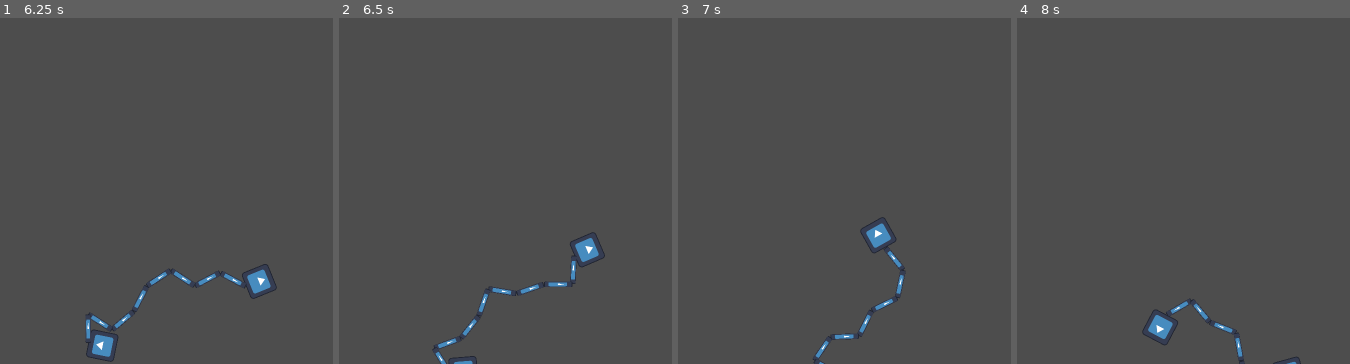
Above: before the commit, frames 1-4 (left to right).
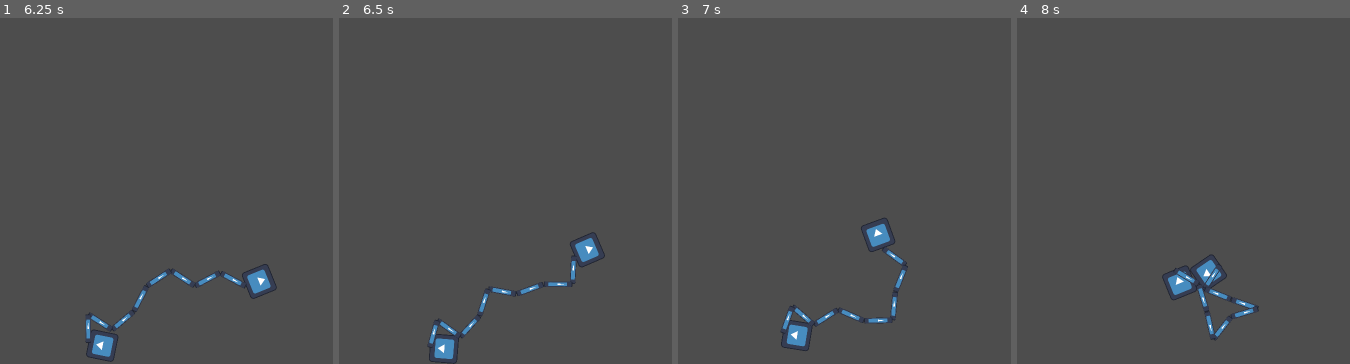
Above: after the commit, the same moments.

Repository: soursplit/MRUHacks2025
Game: Godot game, scene res://level_2.tscn
Two runs of this game, one before a commit and one after it. Both use one fixed random seed, a clock stepped at 60 frames per second and the inputs below. This scene is started directly instead of the project's main scene. The engine's default icon, where the game draws it, is replaced by a stand-in: a white triangle on a blue panel in a dark square.
Inputs:
- Up to frame 1 (6.25 s): tap Enter at 0.5 s; hold D (P1 Right) 0.53-1.28 s; hold Down (P2 Down) 0.53-1.28 s; hold S (P1 Down) 1.28-2.03 s; tap Left (P2 Left) at 1.35, 4.35 s; hold D (P1 Right) 2.03-2.78 s; hold Right (P2 Right) 2.03-2.78 s; hold W (P1 Up) 2.78-3.53 s; tap Up (P2 Up) at 2.85, 5.85 s; hold Down (P2 Down) 3.53-4.28 s; hold A (P1 Left) 3.53-5.03 s; hold S (P1 Down) 5.03-5.78 s; hold Right (P2 Right) 5.03-5.78 s; hold D (P1 Right) from 5.78 s (still down)
- Up to frame 2 (6.5 s): keep holding D (P1 Right)
- Up to frame 3 (7 s): release D (P1 Right) at 6.53 s; hold W (P1 Up) from 6.53 s (still down); hold Down (P2 Down) from 6.53 s (still down)
- Up to frame 4 (8 s): release W (P1 Up) at 7.28 s; release Down (P2 Down) at 7.28 s; hold D (P1 Right) from 7.28 s (still down); tap Left (P2 Left) at 7.35 s

Frame 1 is identical in both runs. In frame 2, 0.8% of the frame differs, in the area x 26-72%, y 71-100%; in frame 3, 1.7%; in frame 4, 2.3%, in the area x 37-86%, y 68-100%.

Commit message:
added level 2 and 3 for real this time

Diff:
--- a/Nelson/level_2.tscn
+++ b/Nelson/level_2.tscn
@@ -93,3 +93,28 @@
 position = Vector2(279, 712)
 node_a = NodePath("../chainLink8")
 node_b = NodePath("../../rigidBodyPlayer2")
+
+[node name="StaticBody2D" type="StaticBody2D" parent="."]
+
+[node name="CollisionPolygon2D" type="CollisionPolygon2D" parent="StaticBody2D"]
+polygon = PackedVector2Array(0, 0, 1800, 0, 1800, 900, 0, 900, 0, -5, -9, -5, -75, 1003, 1879, 962, 1903, -191, 9, -43)
+
+[node name="wall" type="StaticBody2D" parent="StaticBody2D"]
+
+[node name="CollisionPolygon2D" type="CollisionPolygon2D" parent="StaticBody2D/wall"]
+position = Vector2(992, -72)
+rotation = 1.5708
+scale = Vector2(1, 2.27902)
+polygon = PackedVector2Array(320, 0, 320, 85.6421, 320, 320, 384, 320, 384, 187.034, 384, 0)
+
+[node name="CollisionPolygon2D2" type="CollisionPolygon2D" parent="StaticBody2D/wall"]
+position = Vector2(1312, 905.344)
+rotation = 3.14159
+scale = Vector2(1, 1.85594)
+polygon = PackedVector2Array(320, 0, 320, 85.6421, 320, 209.151, 320, 320, 384, 320, 384, 187.034, 384, 0)
+
+[node name="CollisionPolygon2D3" type="CollisionPolygon2D" parent="StaticBody2D/wall"]
+position = Vector2(1744, 624)
+rotation = 3.14159
+scale = Vector2(1, 1.91893)
+polygon = PackedVector2Array(320, 0, 320, 85.6421, 320, 209.151, 320, 320, 384, 320, 384, 187.034, 384, 0)
